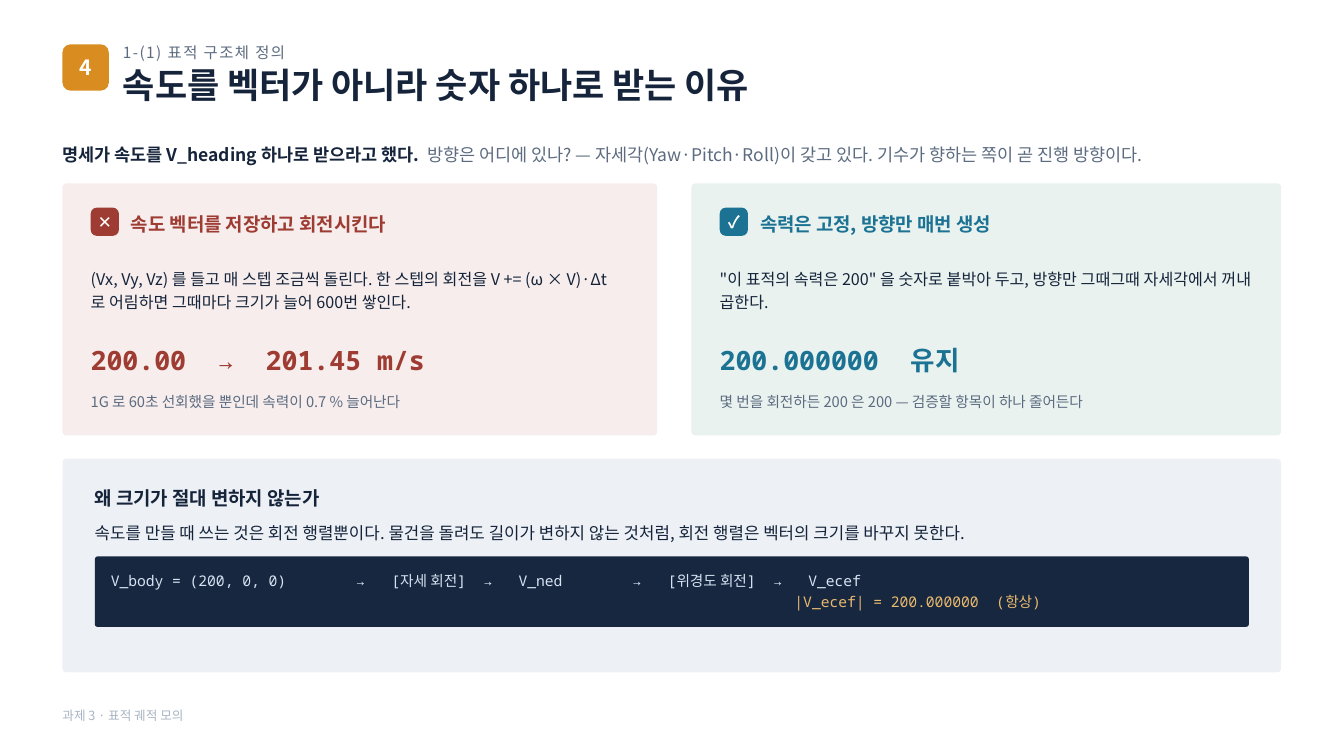
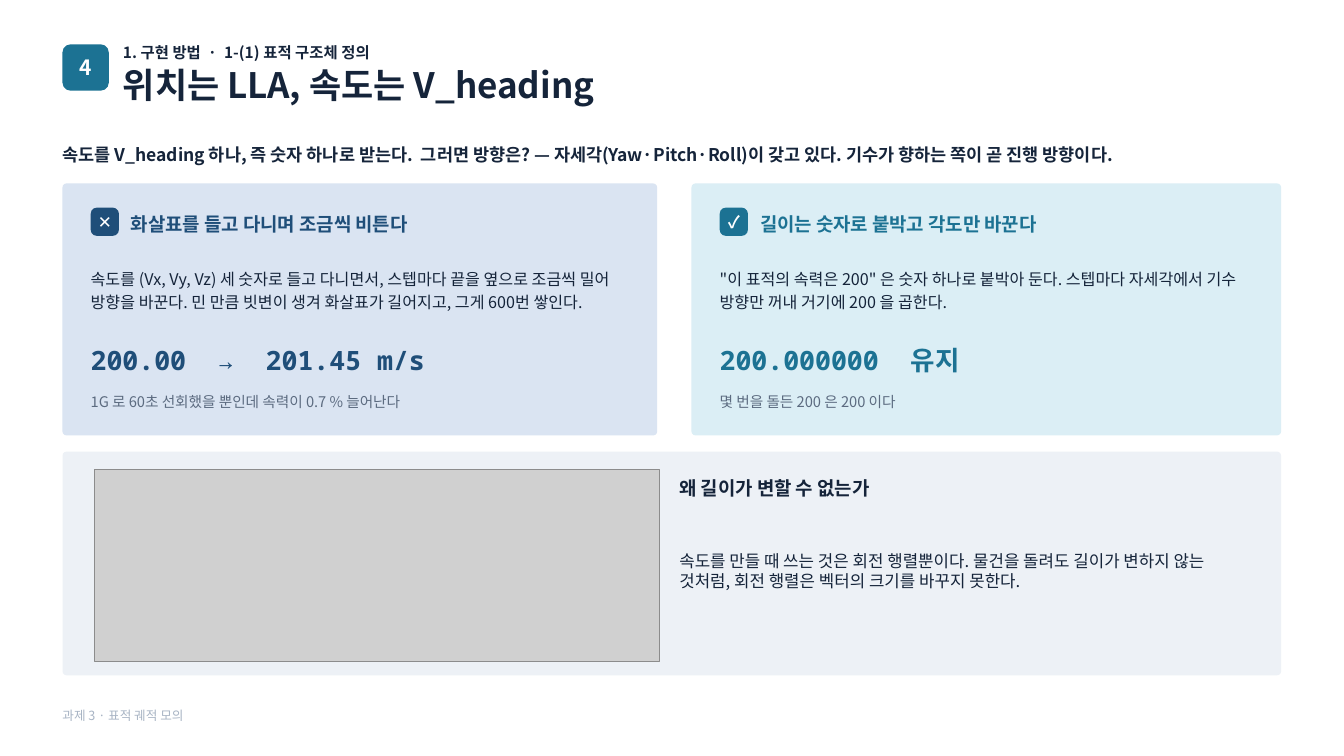
Before and after one commit to harley-hwan/radar-sw-study, a slide deck: slide 6 of Part3_TargetSim/ref/과제3_구현방법_시뮬레이션조건.pptx (slide 5 before the commit). Drawn at 1344x756 pixels with LibreOffice and Linux fonts; fonts in the diff are those of the drawing; grey boxes stand for pictures. Boxes give left, top, right and bottom in pixels: in the first picture for what was removed or moved away, otherwise in the second. Text is boxed around its words. In the diff, an @@ line names an element or a change of style, - is before the commit and + after.

```diff
--- a/Part3_TargetSim/ref/과제3_구현방법_시뮬레이션조건.pptx
+++ b/Part3_TargetSim/ref/과제3_구현방법_시뮬레이션조건.pptx
@@ rounded rectangle at bbox=[63, 44, 109, 91]: fill #D98C1F to #1C7293 @@
@@ text at bbox=[123, 45, 369, 61]: text changed; text colour #5C6B80 to #15243A; bold on @@
-1-(1) 표적 구조체 정의
+1. 구현 방법 · 1-(1) 표적 구조체 정의
@@ text at bbox=[123, 68, 595, 107]: text changed @@
-속도를 벡터가 아니라 숫자 하나로 받는 이유
+위치는 LLA, 속도는 V_heading
@@ text at bbox=[63, 146, 1113, 166]: text changed; text colour #5C6B80 to #15243A; bold on @@
-명세가 속도를 V_heading 하나로 받으라고 했다. 방향은 어디에 있나? — 자세각(Yaw·Pitch·Roll)이 갖고 있다. 기수가 향하는 쪽이 곧 진행 방향이다.
+속도를 V_heading 하나, 즉 숫자 하나로 받는다. 그러면 방향은? — 자세각(Yaw·Pitch·Roll)이 갖고 있다. 기수가 향하는 쪽이 곧 진행 방향이다.
@@ rounded rectangle at bbox=[63, 184, 657, 436]: fill #F6EDEC to #DAE4F2 @@
@@ rounded rectangle at bbox=[91, 208, 119, 236]: fill #9E3B32 to #1F4E79 @@
@@ rounded rectangle at bbox=[692, 184, 1281, 436]: fill #E9F2EF to #DBEEF5 @@
@@ text at bbox=[131, 215, 408, 233]: text changed; text colour #9E3B32 to #1F4E79 @@
-속도 벡터를 저장하고 회전시킨다
+화살표를 들고 다니며 조금씩 비튼다
@@ text at bbox=[760, 215, 1037, 233]: text changed @@
-속력은 고정, 방향만 매번 생성
+길이는 숫자로 붙박고 각도만 바꾼다
@@ text at bbox=[91, 271, 610, 311]: text changed @@
-(Vx, Vy, Vz) 를 들고 매 스텝 조금씩 돌린다. 한 스텝의 회전을 V += (ω × V)·Δt 로 어림하면 그때마다 크기가 늘어 600번 쌓인다.
+속도를 (Vx, Vy, Vz) 세 숫자로 들고 다니면서, 스텝마다 끝을 옆으로 조금씩 밀어 방향을 바꾼다. 민 만큼 빗변이 생겨 화살표가 길어지고, 그게 600번 쌓인다.
@@ text at bbox=[720, 271, 1237, 310]: text changed @@
-"이 표적의 속력은 200" 을 숫자로 붙박아 두고, 방향만 그때그때 자세각에서 꺼내 곱한다.
+"이 표적의 속력은 200" 은 숫자 하나로 붙박아 둔다. 스텝마다 자세각에서 기수 방향만 꺼내 거기에 200 을 곱한다.
@@ text "200.00 → 201.45 m/s" at bbox=[91, 350, 425, 371]: text colour #9E3B32 to #1F4E79 @@
@@ text at bbox=[720, 395, 896, 408]: text changed @@
-몇 번을 회전하든 200 은 200 — 검증할 항목이 하나 줄어든다
+몇 번을 돌든 200 은 200 이다
@@ rounded rectangle: place and size @@
-rounded rectangle at bbox=[63, 459, 1281, 673]
+rounded rectangle at bbox=[63, 452, 1281, 676]
@@ picture added at bbox=[95, 470, 659, 661] @@
@@ text at bbox=[679, 479, 869, 497]: text changed @@
-왜 크기가 절대 변하지 않는가
+왜 길이가 변할 수 없는가
@@ text "속도를 만들 때 쓰는 것은 ..." rewrapped from bbox=[95, 525, 965, 542] to bbox=[679, 553, 1205, 590] @@
@@ rounded rectangle removed at bbox=[95, 557, 1249, 627] @@
@@ text removed at bbox=[111, 574, 1041, 611] @@
-V_body = (200, 0, 0) → [자세 회전] → V_ned → [위경도 회전] → V_ecef
-|V_ecef| = 200.000000 (항상)
```
Also in this commit, not shown: 12 other slides changed, 4 slides added, 43 other files.
